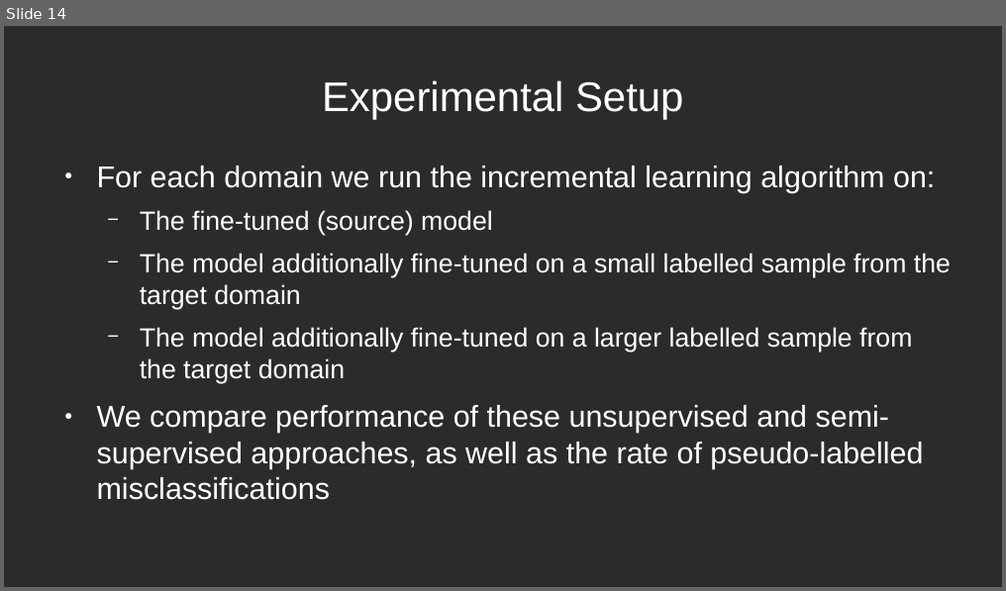
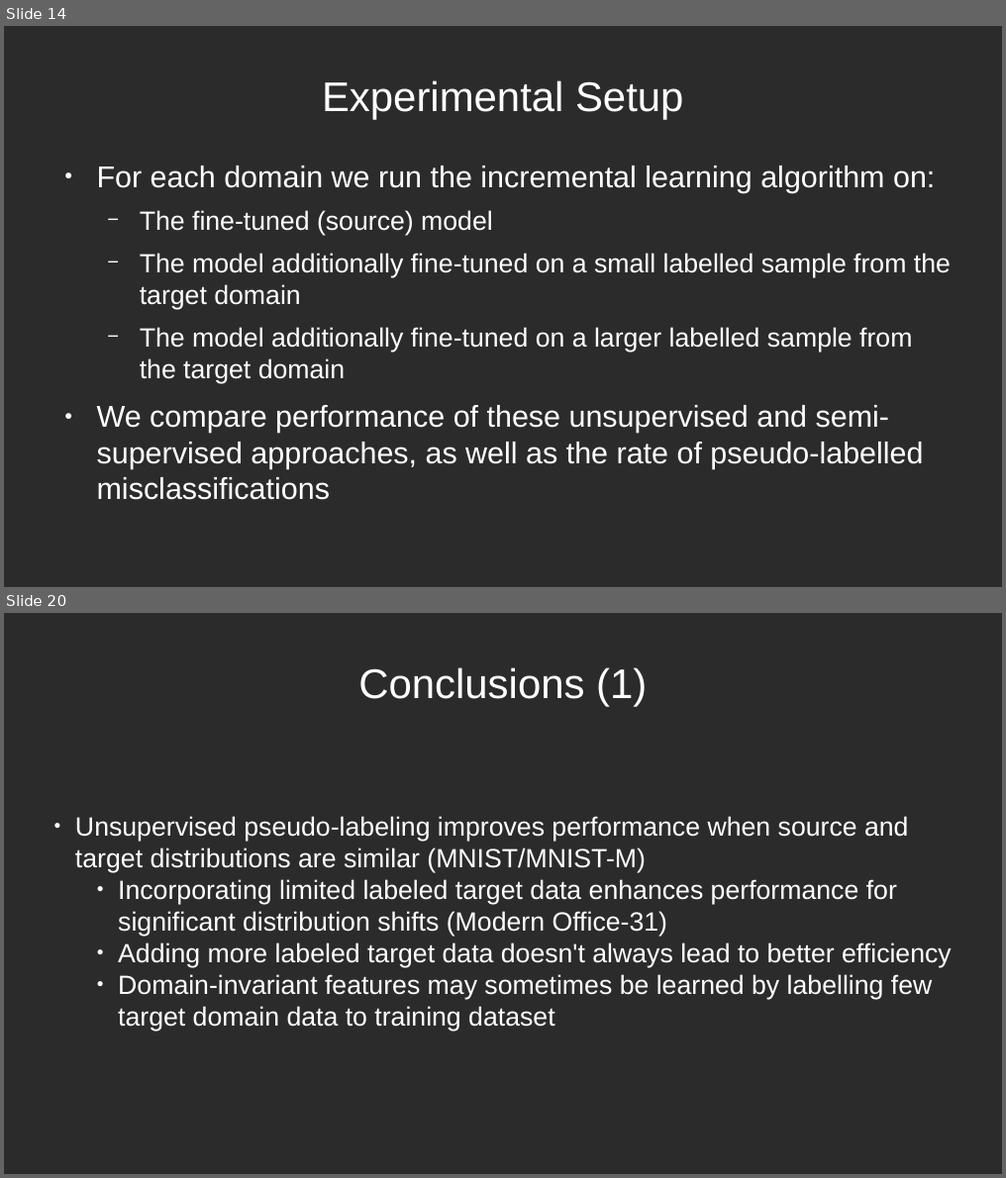
Before and after one commit to dimits-ts/deep_vision_domain_adaptation, a slide deck: presentation/presentation.odp. Shown one above the other, each under a label of ours: slide 14 before the commit, slides 14 and 20 after it; the slides between them are not shown. The pictures are 1006x591 and 1006x1178 pixels, drawn with LibreOffice and Linux fonts; fonts in the diff are those of the drawing; background and template pictures are left out; a plain dark background stands for a picture behind light text. Boxes give left, top, right and bottom in pixels: in the first picture for what was removed or moved away, otherwise in the second. Text is boxed around its words. In the diff, an @@ line names an element or a change of style, - is before the commit and + after.

```diff
--- a/presentation/presentation.odp
+++ b/presentation/presentation.odp
@@ slide 20 added at (4,613,1002,1174), background picture (left out) @@
@@ title added at (358,667,647,707), 33 pt, text #FFFFFF @@
+Conclusions (1)
@@ subtitle added at (75,816,951,1031), 21 pt, text #FFFFFF @@
+● Unsupervised pseudo-labeling improves performance when source and target distributions are similar (MNIST/MNIST-M)
+    ● Incorporating limited labeled target data enhances performance for significant distribution shifts (Modern Office-31)
+    ● Adding more labeled target data doesn't always lead to better efficiency
+    ● Domain-invariant features may sometimes be learned by labelling few target domain data to training dataset
```
Also in this commit, not shown: 3 slides changed, 7 other slides added, 1 slide removed.
